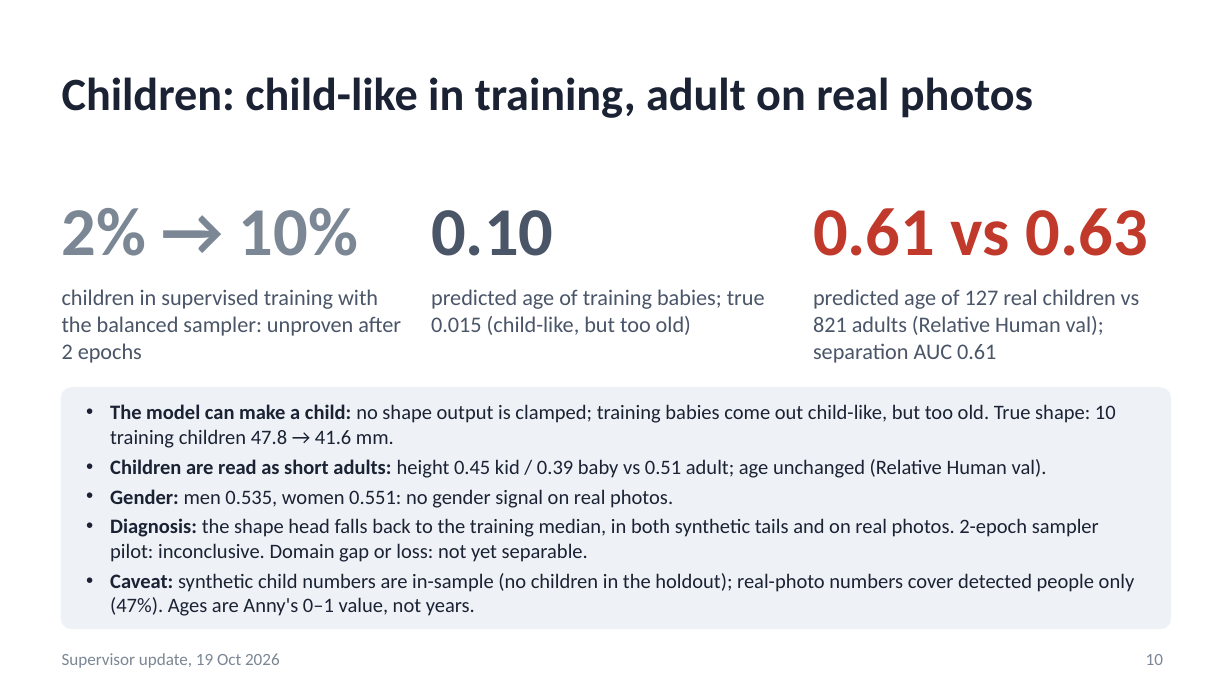
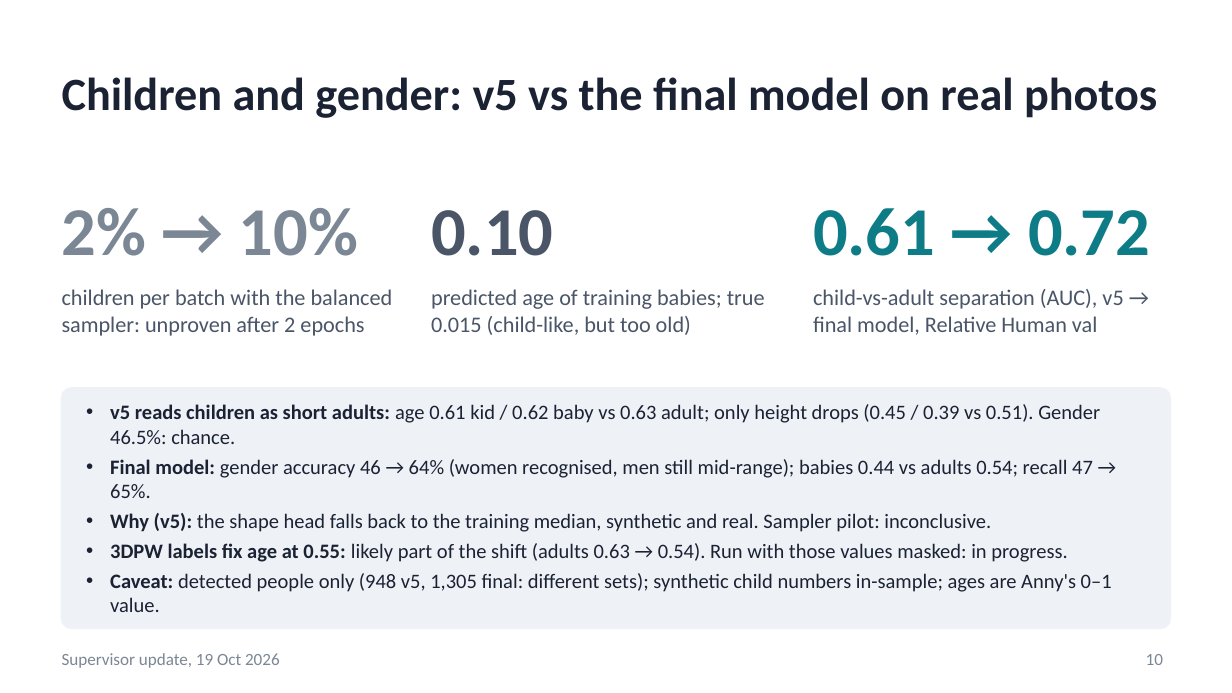
Before and after one commit to saadnajib/Multi-Person-Whole-Body-Human-Mesh-Recovery-in-a-Single-Shot-with-Annyone-dataset-and-3dpw-dataset, a slide deck: slide 10 of docs/supervisor_update_2026-10-16.pptx. Drawn at 1232x693 pixels with LibreOffice and Linux fonts; fonts in the diff are those of the drawing. Boxes give left, top, right and bottom in pixels: in the first picture for what was removed or moved away, otherwise in the second. Text is boxed around its words. In the diff, an @@ line names an element or a change of style, - is before the commit and + after.

```diff
--- a/docs/supervisor_update_2026-10-16.pptx
+++ b/docs/supervisor_update_2026-10-16.pptx
@@ title at box(62, 77, 1157, 118): text changed @@
-Children: child-like in training, adult on real photos
+Children and gender: v5 vs the final model on real photos
@@ text at box(813, 208, 1150, 256): text changed; text colour #C0392B to #0E7C86 @@
-0.61 vs 0.63
+0.61 → 0.72
@@ text at box(62, 289, 393, 336): text changed @@
-children in supervised training with the balanced sampler: unproven after 2 epochs
+children per batch with the balanced sampler: unproven after 2 epochs
@@ text at box(813, 289, 1123, 335): text changed @@
-predicted age of 127 real children vs 821 adults (Relative Human val); separation AUC 0.61
+child-vs-adult separation (AUC), v5 → final model, Relative Human val
@@ text at box(110, 404, 1112, 612): text changed @@
-• The model can make a child: no shape output is clamped; training babies come out child-like, but too old. True shape: 10 training children 47.8 → 41.6 mm.
-• Children are read as short adults: height 0.45 kid / 0.39 baby vs 0.51 adult; age unchanged (Relative Human val).
-• Gender: men 0.535, women 0.551: no gender signal on real photos.
-• Diagnosis: the shape head falls back to the training median, in both synthetic tails and on real photos. 2-epoch sampler pilot: inconclusive. Domain gap or loss: not yet separable.
-• Caveat: synthetic child numbers are in-sample (no children in the holdout); real-photo numbers cover detected people only (47%). Ages are Anny's 0–1 value, not years.
+• v5 reads children as short adults: age 0.61 kid / 0.62 baby vs 0.63 adult; only height drops (0.45 / 0.39 vs 0.51). Gender 46.5%: chance.
+• Final model: gender accuracy 46 → 64% (women recognised, men still mid-range); babies 0.44 vs adults 0.54; recall 47 → 65%.
+• Why (v5): the shape head falls back to the training median, synthetic and real. Sampler pilot: inconclusive.
+• 3DPW labels fix age at 0.55: likely part of the shift (adults 0.63 → 0.54). Run with those values masked: in progress.
+• Caveat: detected people only (948 v5, 1,305 final: different sets); synthetic child numbers in-sample; ages are Anny's 0–1 value.
```
Also in this commit, not shown: 3 other slides changed, 1 slide added, 5 other files.
